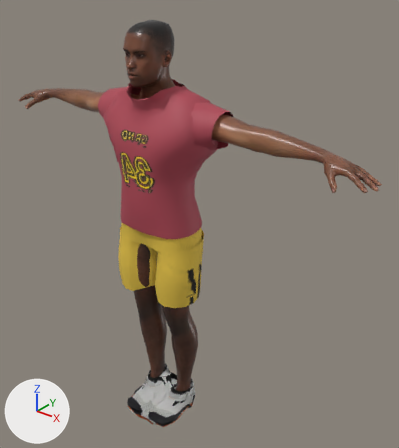
An edit to the glTF model FEL-full-app/public/models/rivals/grit.glb, drawn before and after from the same camera.
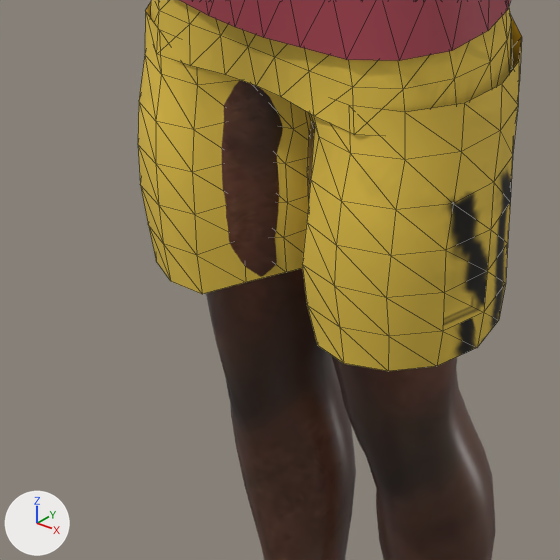
Old and new are each drawn whole from a camera (50 mm lens) standing at (1.592, -1.734, 2.178) and looking at (0.125, 0.1, 1.041) and again close up on the part from 22% to 53% of the width and 50% to 78% of the height. The axes (+X, +Y, +Z) are drawn at lower left. The lights are the same throughout. The last two pictures show the newer version. The close-ups show mesh edges as thin lines. Where no turn or scale is listed for an object, it has been applied to the vertices. Vertices at exactly the same position are counted once.

The first close-up shows 'Body', 'Kit_shorts_shorts_baggy', 'Kit_tops_top_jersey'.
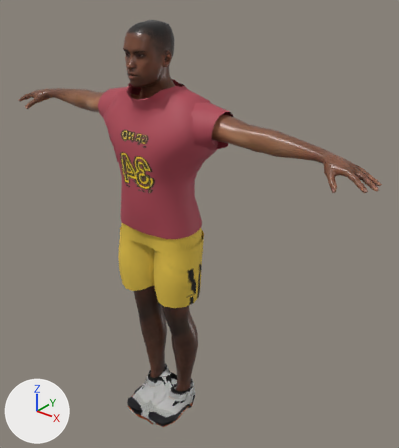
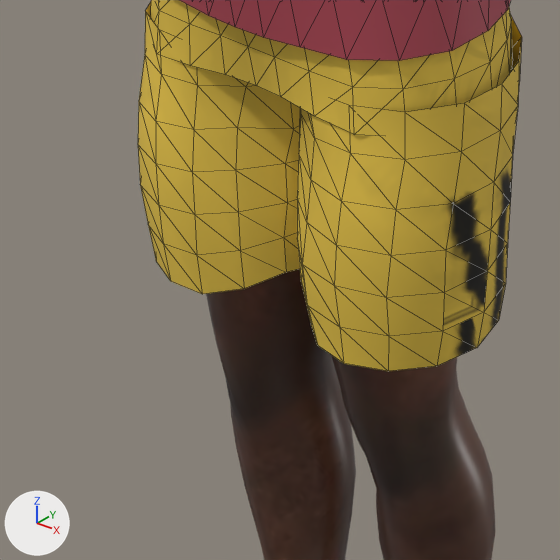
Location of each change, [x1, y1, x2, y2] in pixels of the close-ups (560 x 560 px; the box of a moved part takes in the faces that stretch with it):
part 1 of me_cargo_pants, moved or reshaped
    before: [192, 68, 350, 294]
    after: [192, 68, 350, 342]

The change in detail:
me_cargo_pants has 322 vertices, 528 faces and spans x -0.223..0.225, y -0.179..0.12, z 0.716..1.181.
me_cargo_pants is used by ob_kit_shorts_shorts_baggy; location (0.0, 0.0, 0.0).
Part 1, on me_cargo_pants:
Vertex 138 of me_cargo_pants moves from (0.085, -0.144, 0.961) at pixel (318, 136) to (0.084, -0.149, 0.962) at pixel (314, 137).
Vertex 139 of me_cargo_pants moves from (0.051, -0.112, 0.965) to (0.042, -0.124, 0.965) at pixel (300, 112).
Vertex 153 of me_cargo_pants moves from (0.061, -0.116, 0.923) to (0.048, -0.135, 0.925) at pixel (298, 153).
Vertex 167 of me_cargo_pants moves from (0.059, -0.116, 0.871) to (0.044, -0.137, 0.872) at pixel (297, 197).
Vertex 181 of me_cargo_pants moves from (0.056, -0.118, 0.822) to (0.041, -0.136, 0.822) at pixel (297, 238).
Vertex 195 of me_cargo_pants moves from (0.063, -0.118, 0.777) to (0.048, -0.14, 0.774) at pixel (301, 280).
Vertex 209 of me_cargo_pants moves from (0.073, -0.113, 0.73) to (0.059, -0.139, 0.724) at pixel (311, 324).
Vertex 234 of me_cargo_pants moves from (-0.048, -0.108, 0.967) to (-0.038, -0.121, 0.967) at pixel (245, 86).
Vertex 248 of me_cargo_pants moves from (-0.056, -0.113, 0.92) to (-0.042, -0.132, 0.922) at pixel (237, 127).
Vertex 262 of me_cargo_pants moves from (-0.057, -0.118, 0.872) to (-0.043, -0.138, 0.873) at pixel (235, 170).
Vertex 276 of me_cargo_pants moves from (-0.055, -0.12, 0.823) to (-0.041, -0.139, 0.824) at pixel (238, 212).
Vertex 290 of me_cargo_pants moves from (-0.053, -0.121, 0.778) to (-0.041, -0.138, 0.776) at pixel (240, 250).
Vertex 304 of me_cargo_pants moves from (-0.049, -0.125, 0.726) at pixel (245, 282) to (-0.044, -0.133, 0.724) at pixel (244, 288).
